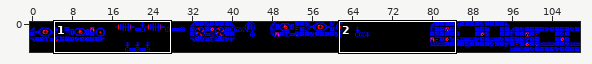
Two versions of a level (Tiled map, art/maps/level-9.tmx). The picture above shows the old version from afar; the outline marks the close-up.
Close-up. Old version:
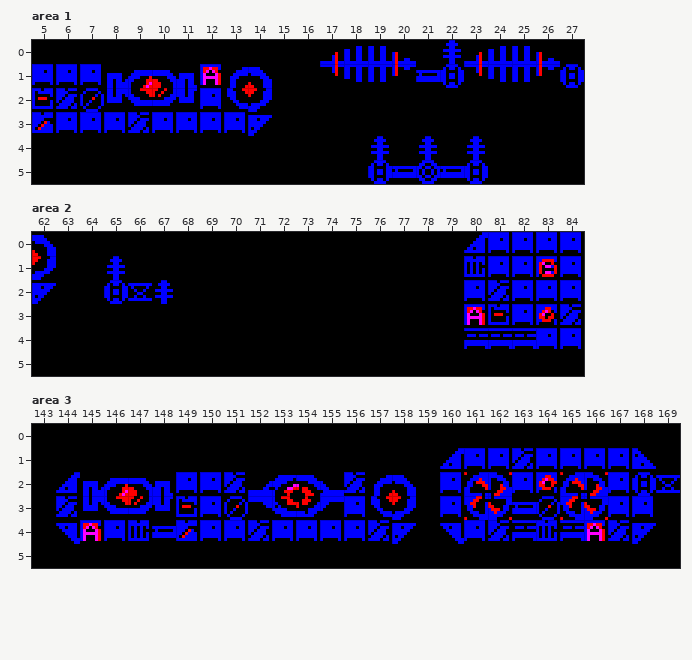
Cells are 8x8 px. Shown: area 1 x 5..27, y 0..5; area 2 x 62..84, y 0..5; area 3 x 143..169, y 0..5. The commit also changed other parts of the map, which this record leaves out.
The result:
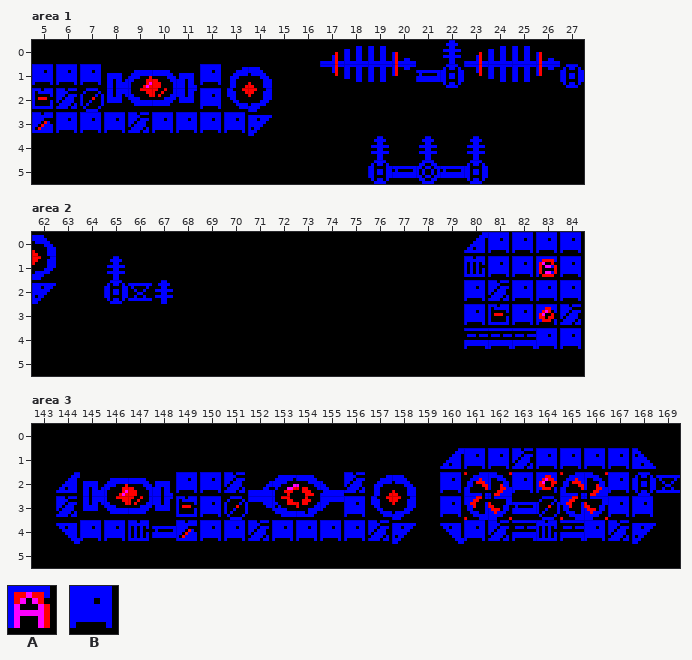
Key: from "Destructible Scenery": A 0 "A bonus target"; from "tileSet": B 1 "Hull".
_ is an empty cell.
Commit: Give bonus A targets green lettering and progressively wider formations
The edit:
Layer "Reactor Gates", area 1:
Tile A gives way to tile B in row 1 at x 12.
Layer "Reactor Gates", area 2:
Tile A gives way to tile B in row 3 at x 80.
Layer "Reactor Gates", area 3:
Tile A gives way to tile B in row 4 at x 145 and 166.
